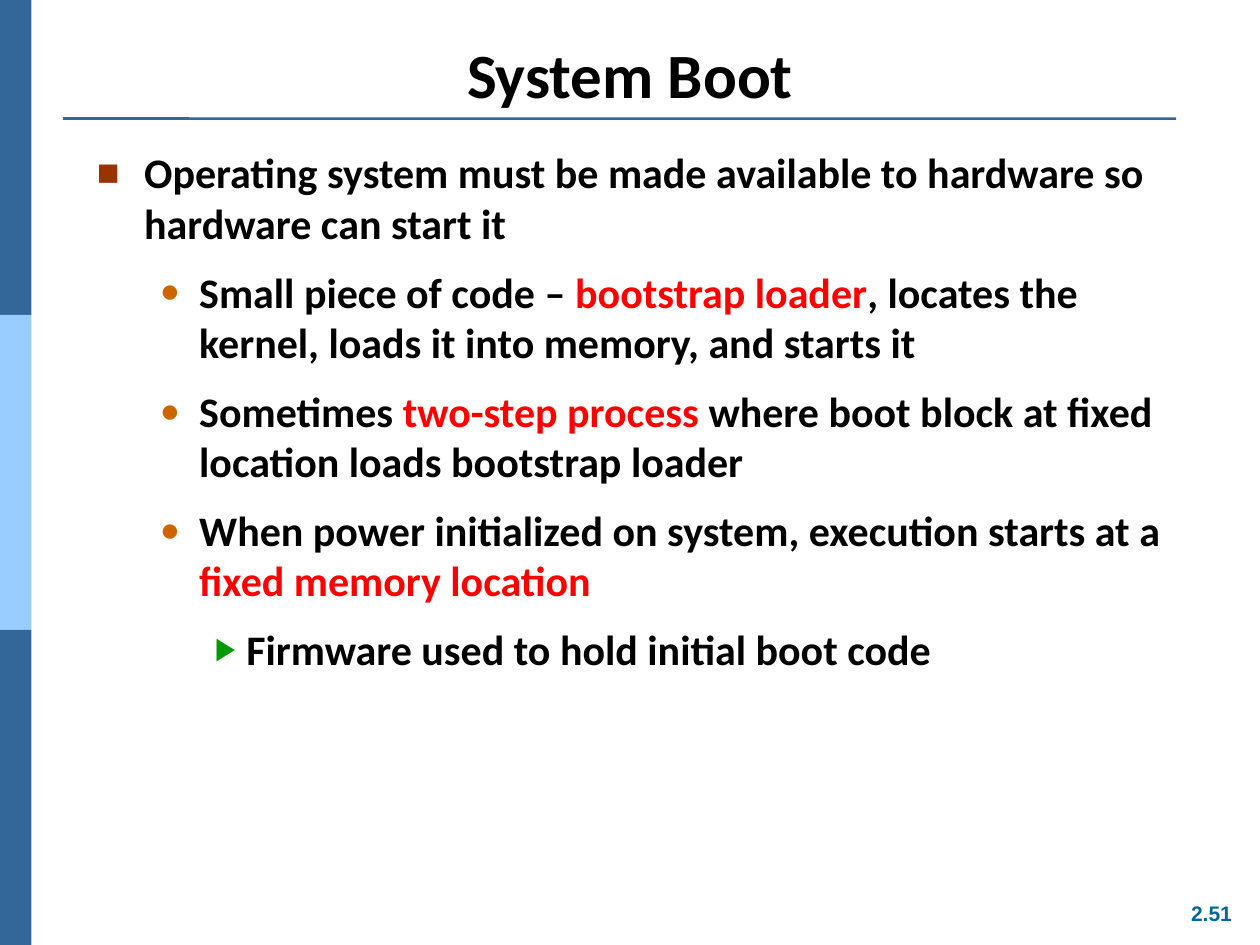
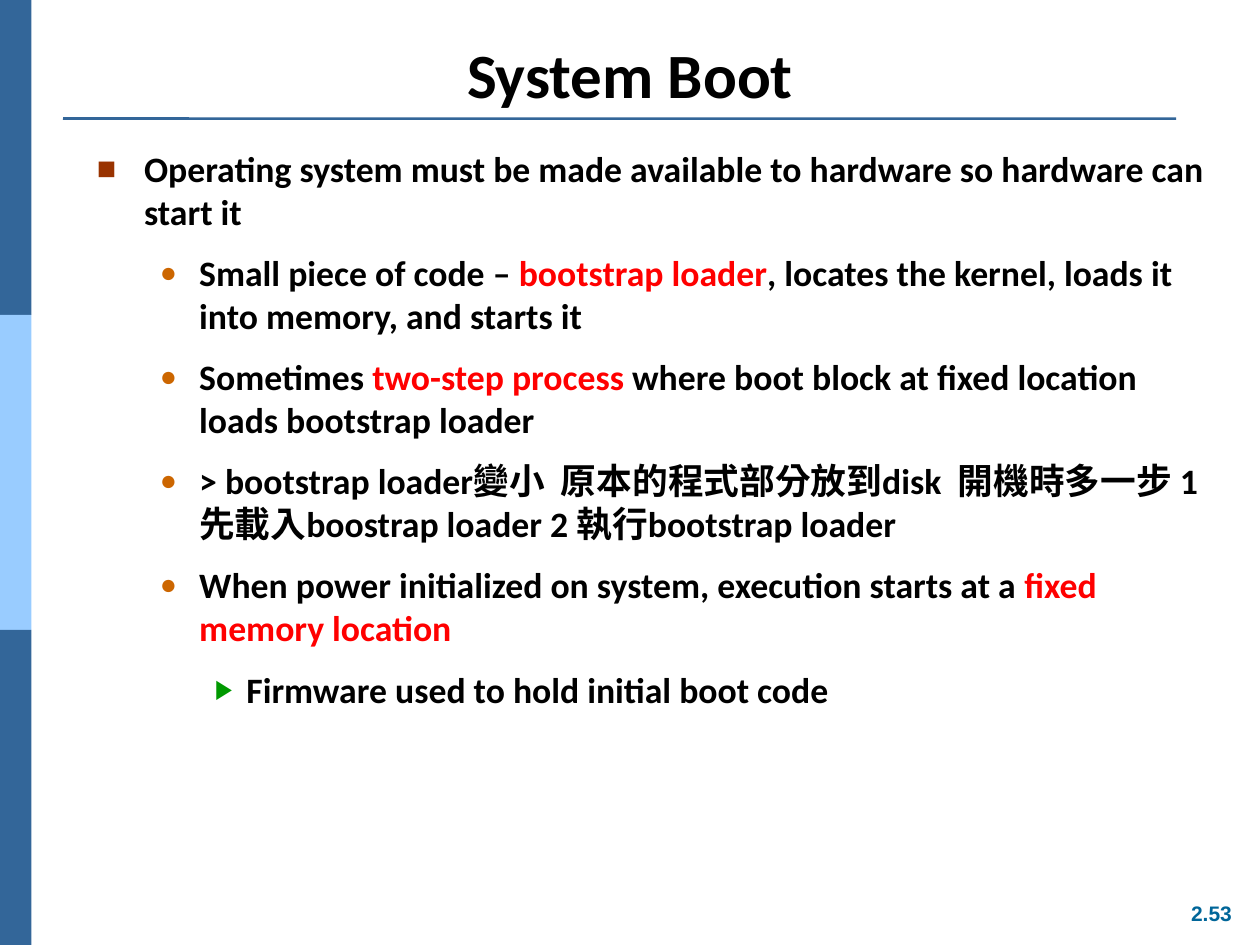
Before and after one commit to Yang09701194/OS_Learning, a slide deck: slide 53 of ch02.ppt (slide 51 before the commit). Drawn at 1260x945 pixels with LibreOffice and Linux fonts; fonts in the diff are those of the drawing. Boxes give left, top, right and bottom in pixels: in the first picture for what was removed or moved away, otherwise in the second. Text is boxed around its words. In the diff, an @@ line names an element or a change of style, - is before the commit and + after.

```diff
--- a/ch02.ppt
+++ b/ch02.ppt
@@ text at [144,157,1204,704]: size 24 to 20.4 pt in "Operating system must be made available to ...", "Small piece of code – bootstrap loader, ...", "Sometimes two-step process where boot block at ...", "When power initialized on system, execution starts ..." and 1 more places @@
@@ text at [199,463,1198,543]: paragraph added @@
+  ● > bootstrap loader變小 原本的程式部分放到disk 開機時多一步 1 先載入boostrap loader 2 執行bootstrap loader
@@ page number at [1191,906,1232,922]: text changed @@
-2.51
+2.53
```
Also in this commit, not shown: 12 other slides changed, 2 slides added.
